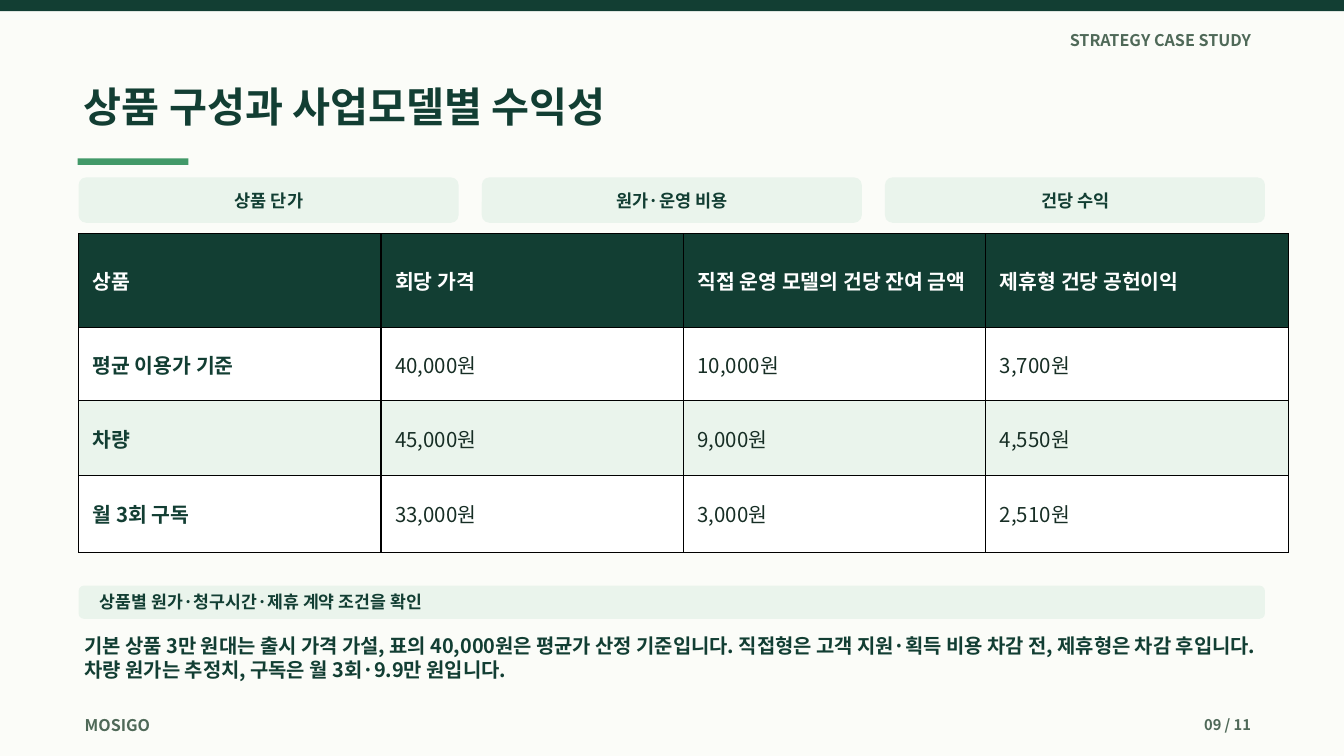
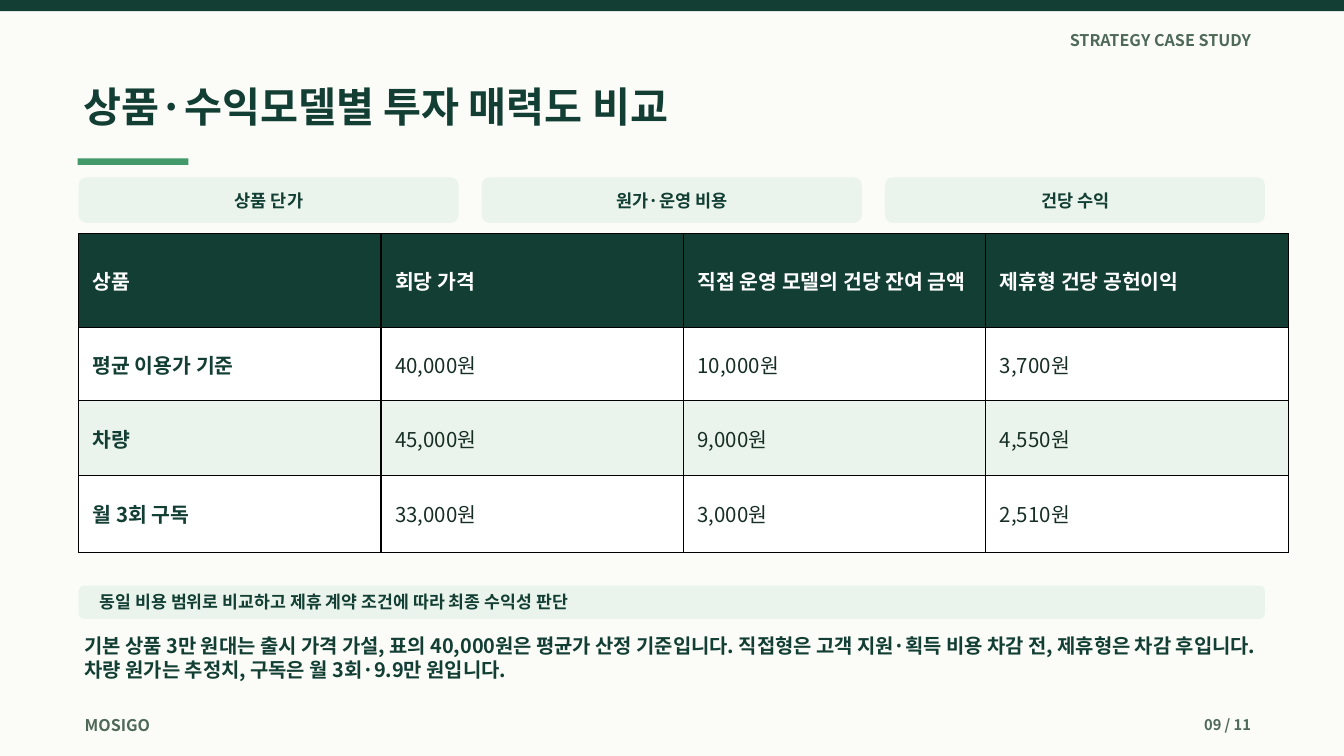
Before and after one commit to dohyunkimmm/mosigo-case-study, a slide deck: slide 9 of downloads/mosigo_report.pptx. Drawn at 1344x756 pixels with LibreOffice and Linux fonts; fonts in the diff are those of the drawing. Boxes give left, top, right and bottom in pixels: in the first picture for what was removed or moved away, otherwise in the second. Text is boxed around its words. In the diff, an @@ line names an element or a change of style, - is before the commit and + after.

```diff
--- a/downloads/mosigo_report.pptx
+++ b/downloads/mosigo_report.pptx
@@ text at [84,87,668,126]: text changed @@
-상품 구성과 사업모델별 수익성
+상품·수익모델별 투자 매력도 비교
@@ text at [100,593,568,610]: text changed @@
-상품별 원가·청구시간·제휴 계약 조건을 확인
+동일 비용 범위로 비교하고 제휴 계약 조건에 따라 최종 수익성 판단
```
Also in this commit, not shown: 7 other slides changed, 17 other files.
